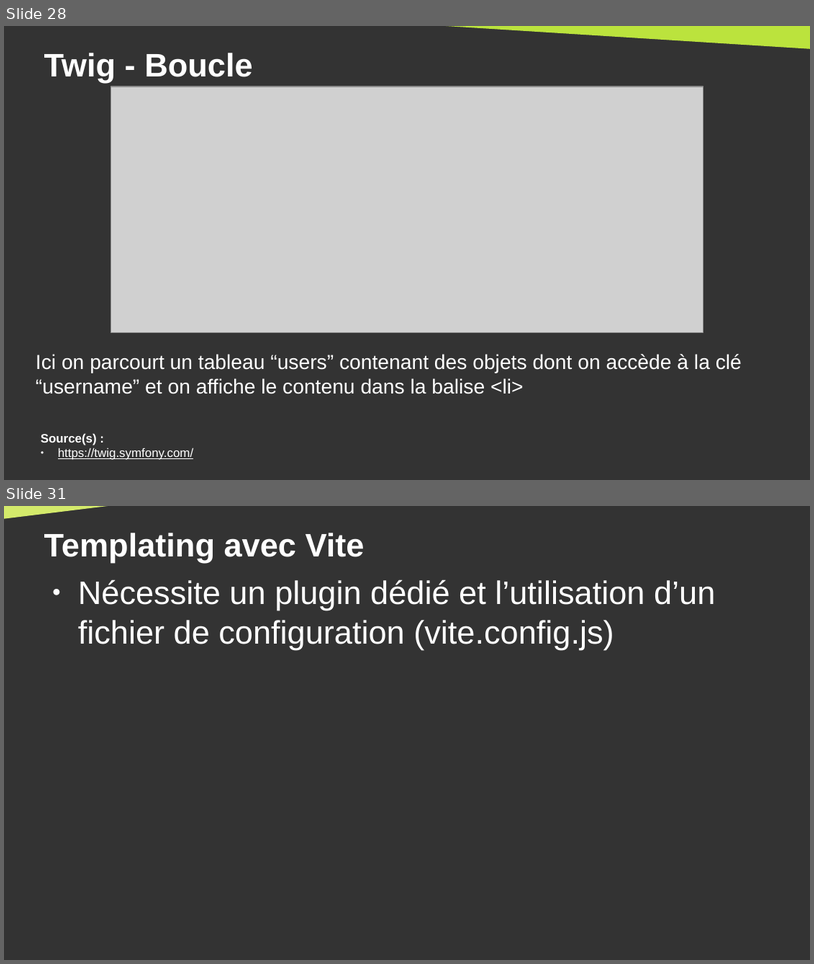
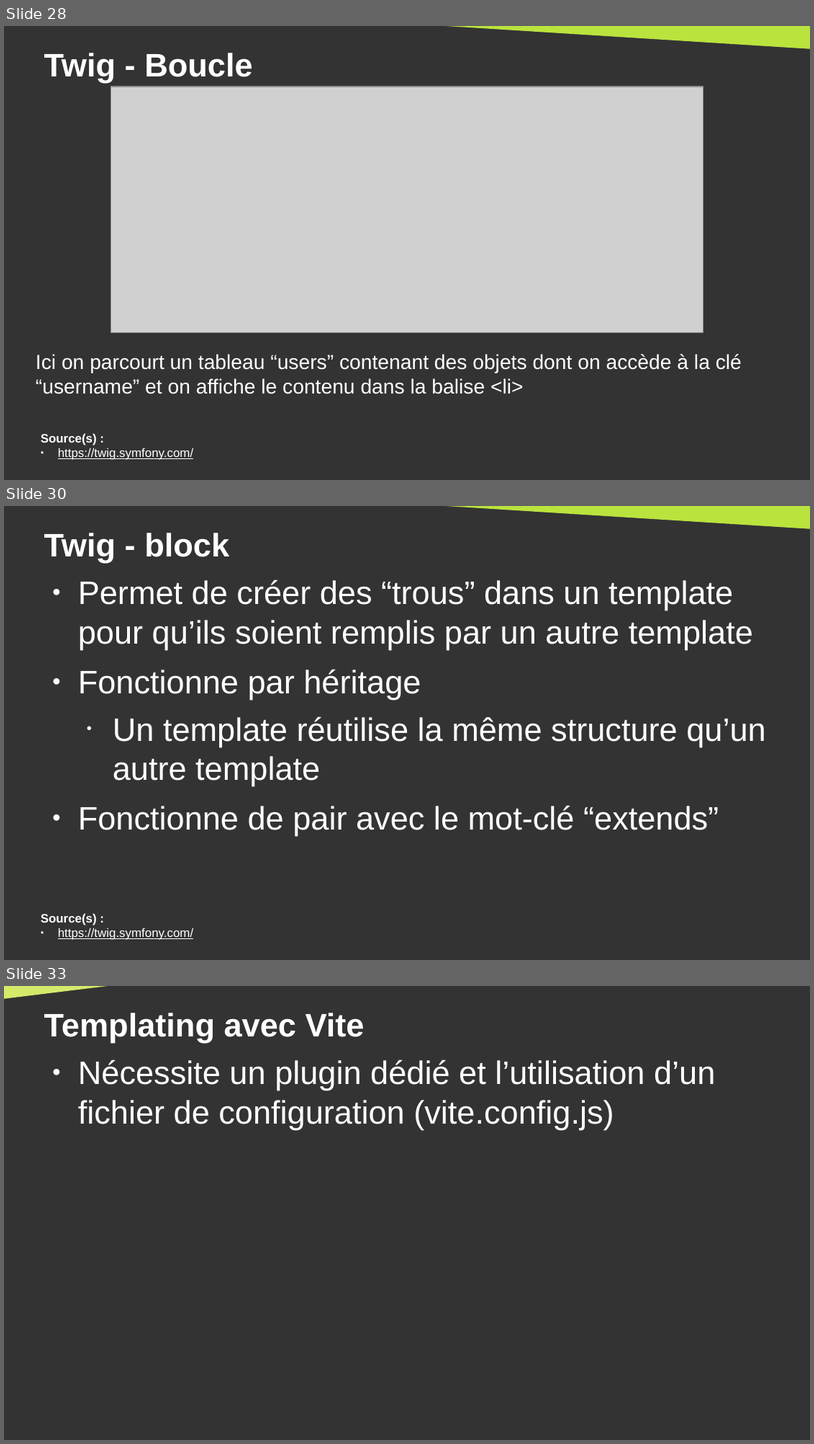
Before and after one commit to DanYellow/cours, a slide deck: developpement-front-s5/travaux-pratiques/numero-4/presentation.odp. Shown one above the other, each under a label of ours: slides 28 and 31 before the commit, slides 28, 30 and 33 after it; the slides between them are not shown. The pictures are 814x964 and 814x1444 pixels, drawn with LibreOffice and Linux fonts; fonts in the diff are those of the drawing; grey boxes stand for pictures. Boxes give left, top, right and bottom in pixels: in the first picture for what was removed or moved away, otherwise in the second. Text is boxed around its words. In the diff, an @@ line names an element or a change of style, - is before the commit and + after.

```diff
--- a/developpement-front-s5/travaux-pratiques/numero-4/presentation.odp
+++ b/developpement-front-s5/travaux-pratiques/numero-4/presentation.odp
@@ slide 30 added at [4,506,810,960], background #333333 @@
@@ right triangle added at [395,506,810,530], fill #BBE33D @@
@@ title added at [44,533,229,562], 32 pt, text #FFFFFF, bold @@
+Twig - block
@@ text added at [78,579,766,836], 32 pt, text #FFFFFF @@
+● Permet de créer des “trous” dans un template pour qu’ils soient remplis par un autre template
+● Fonctionne par héritage
+  • Un template réutilise la même structure qu’un autre template
+● Fonctionne de pair avec le mot-clé “extends”
@@ text added at [41,913,193,939], 12 pt, text #FFFFFF, underline @@
+Source(s) :
+● https://twig.symfony.com/
@@ what was slide 31 is now slide 33 @@
```
Also in this commit, not shown: 2 slides changed, 5 other slides added, 1 slide removed, 3 other files.
